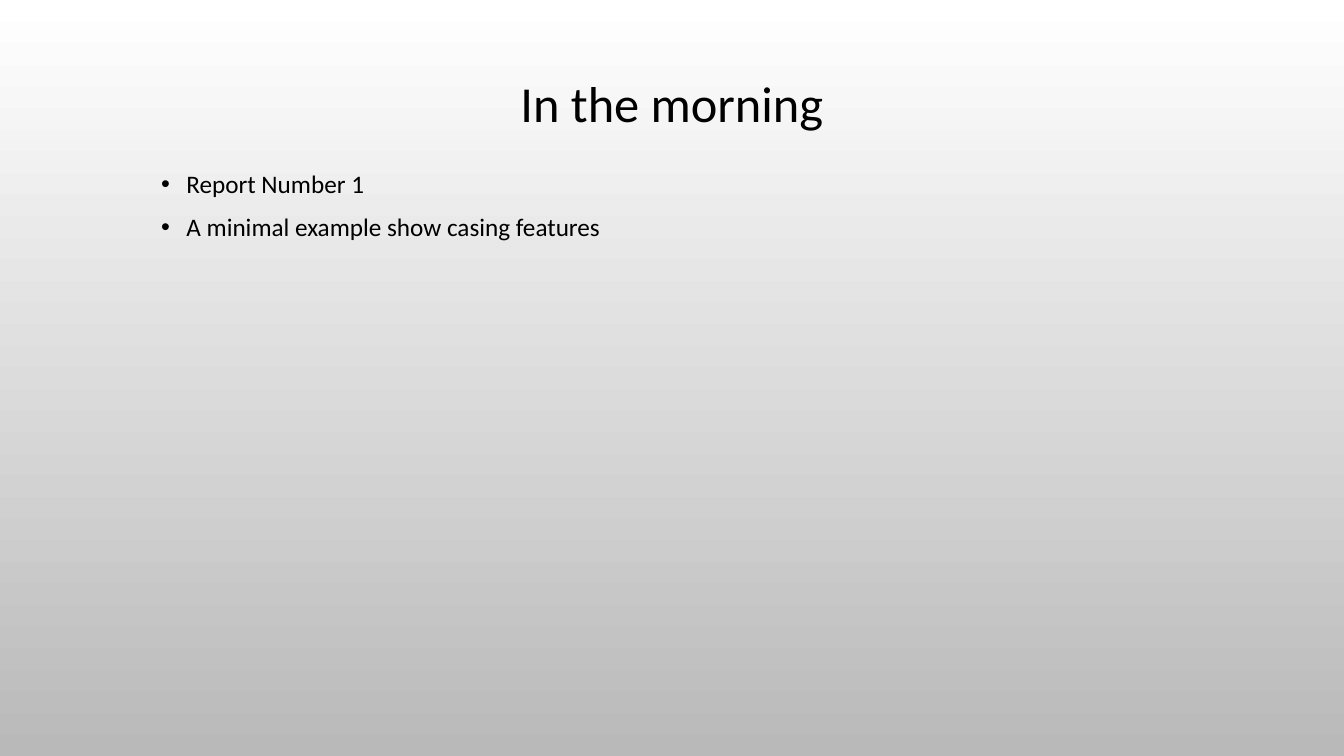
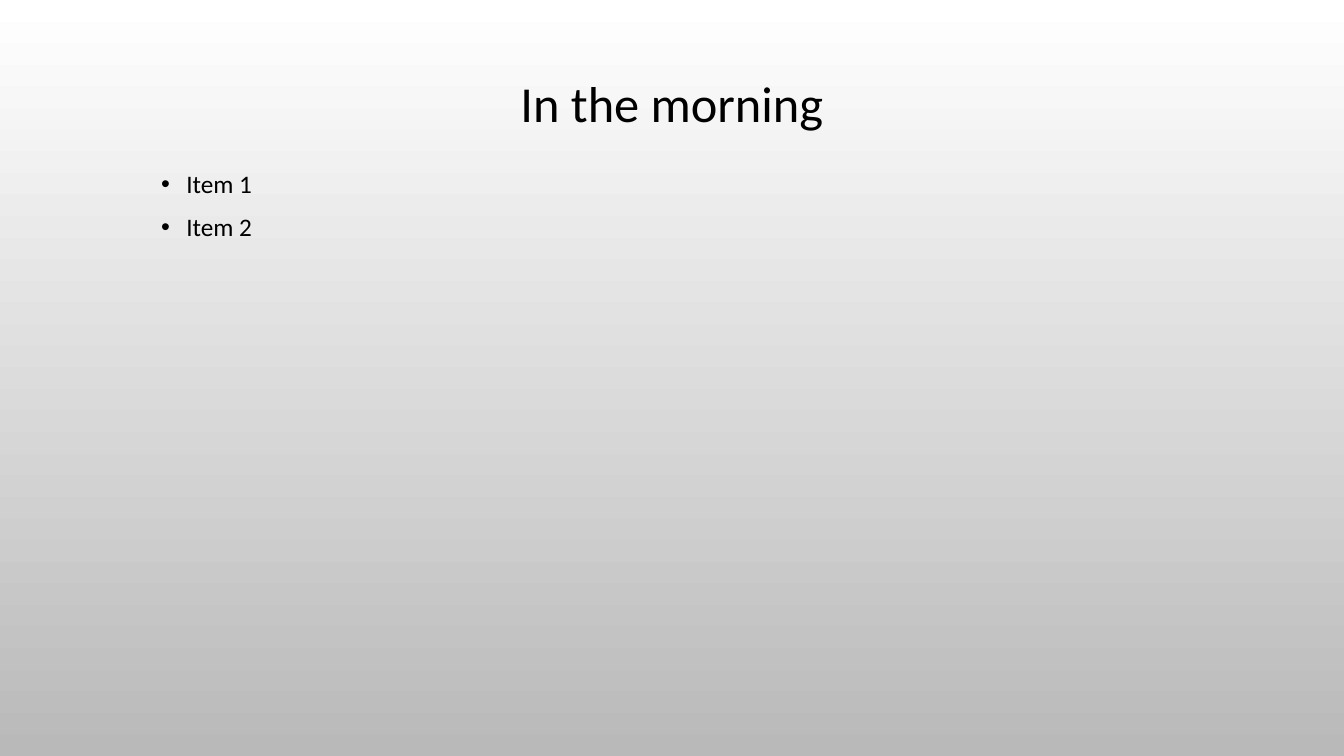
Before and after one commit to ted-dunstone/reports, a slide deck: slide 3 of simple/presentation.pptx. Drawn at 1344x756 pixels with LibreOffice and Linux fonts; fonts in the diff are those of the drawing; background and template pictures are left out. Boxes give left, top, right and bottom in pixels: in the first picture for what was removed or moved away, otherwise in the second. Text is boxed around its words. In the diff, an @@ line names an element or a change of style, - is before the commit and + after.

```diff
--- a/simple/presentation.pptx
+++ b/simple/presentation.pptx
@@ text at (186, 176, 252, 236): text changed @@
-  • Report Number 1
-  • A minimal example show casing features
+  • Item 1
+  • Item 2
```
Also in this commit, not shown: 1 other slide changed, 6 slides added, 12 slides removed, 35 other files.
